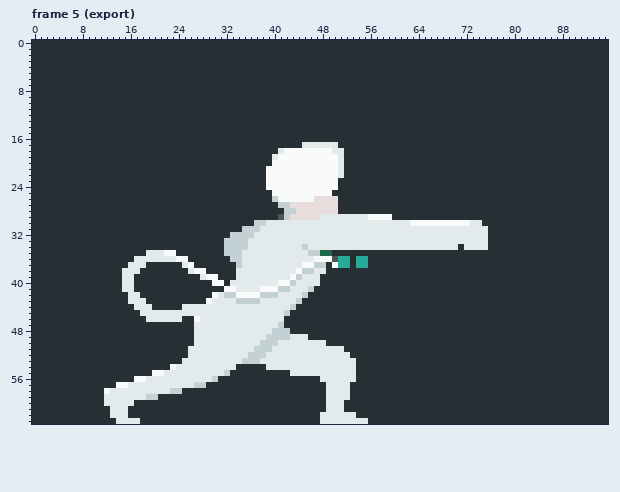
One commit to this pixel-art file: characters/animations/dev/micca2/combat/m2_melee-attack.aseprite. The picture above was drawn from the file before the commit.
96x64 pixels, 10 frames. Shown: frame 5 (export). The commit also changed other frames, which this record leaves out.
After:
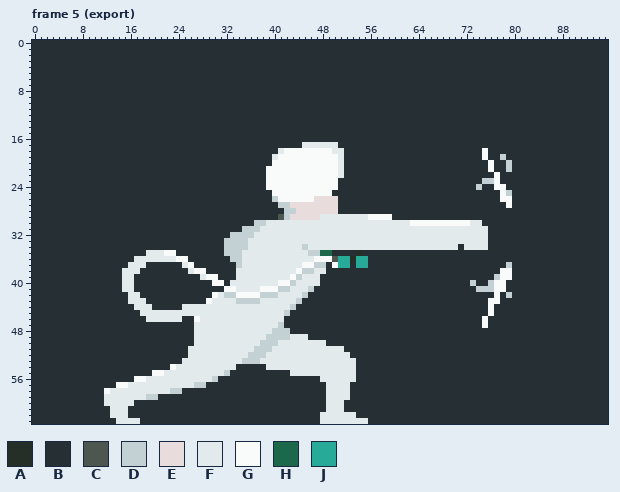
Palette (. is transparent): A #262e28  B #252f34  C #4e5650  D #c3d1d4  E #e9dcdc  F #e3eaeb  G #f9fbfa  H #1b684a  J #27aa97
From the commit log: feat: e_rm1 hit-reaction and new micca melee-attack effect
Changes in this commit:
{"change": "layer \"micca colored/effects Copy\" added"}
{"change": "layer \"micca colored/effects\" added"}
{"where": "frame 5 (export), layers \"micca colored/effects\", \"micca colored/effects Copy\""}
{"frame":5,"y":18,"x":75,"old":"B","new":"G"}
{"frame":5,"y":19,"x":75,"old":"B","new":"G"}
{"frame":5,"y":19,"x":78,"old":"B","new":"D"}
{"frame":5,"y":20,"x":76,"old":"B","new":"G"}
{"frame":5,"y":20,"x":79,"old":"B","new":"D"}
{"frame":5,"y":21,"x":76,"old":"B","new":"G"}
{"frame":5,"y":21,"x":79,"old":"B","new":"D"}
{"frame":5,"y":22,"x":77,"old":"B","new":"G"}
{"frame":5,"y":23,"x":75,"old":"BBB","new":"DDG"}
{"frame":5,"y":24,"x":74,"old":"B","new":"D"}
{"frame":5,"y":24,"x":77,"old":"BB","new":"GG"}
{"frame":5,"y":25,"x":78,"old":"BB","new":"GD"}
{"frame":5,"y":26,"x":78,"old":"BB","new":"GG"}
{"frame":5,"y":27,"x":79,"old":"B","new":"G"}
{"frame":5,"y":37,"x":79,"old":"B","new":"D"}
{"frame":5,"y":38,"x":78,"old":"BB","new":"GG"}
{"frame":5,"y":39,"x":77,"old":"BBB","new":"DGG"}
{"frame":5,"y":40,"x":73,"old":"B","new":"D"}
{"frame":5,"y":40,"x":76,"old":"BBB","new":"DGG"}
{"frame":5,"y":41,"x":74,"old":"BBBBB","new":"DDDGG"}
{"frame":5,"y":42,"x":77,"old":"B","new":"G"}
{"frame":5,"y":42,"x":79,"old":"B","new":"D"}
{"frame":5,"y":43,"x":76,"old":"BB","new":"GG"}
{"frame":5,"y":44,"x":76,"old":"B","new":"G"}
{"frame":5,"y":45,"x":76,"old":"B","new":"G"}
{"frame":5,"y":46,"x":75,"old":"B","new":"G"}
{"frame":5,"y":47,"x":75,"old":"B","new":"G"}
